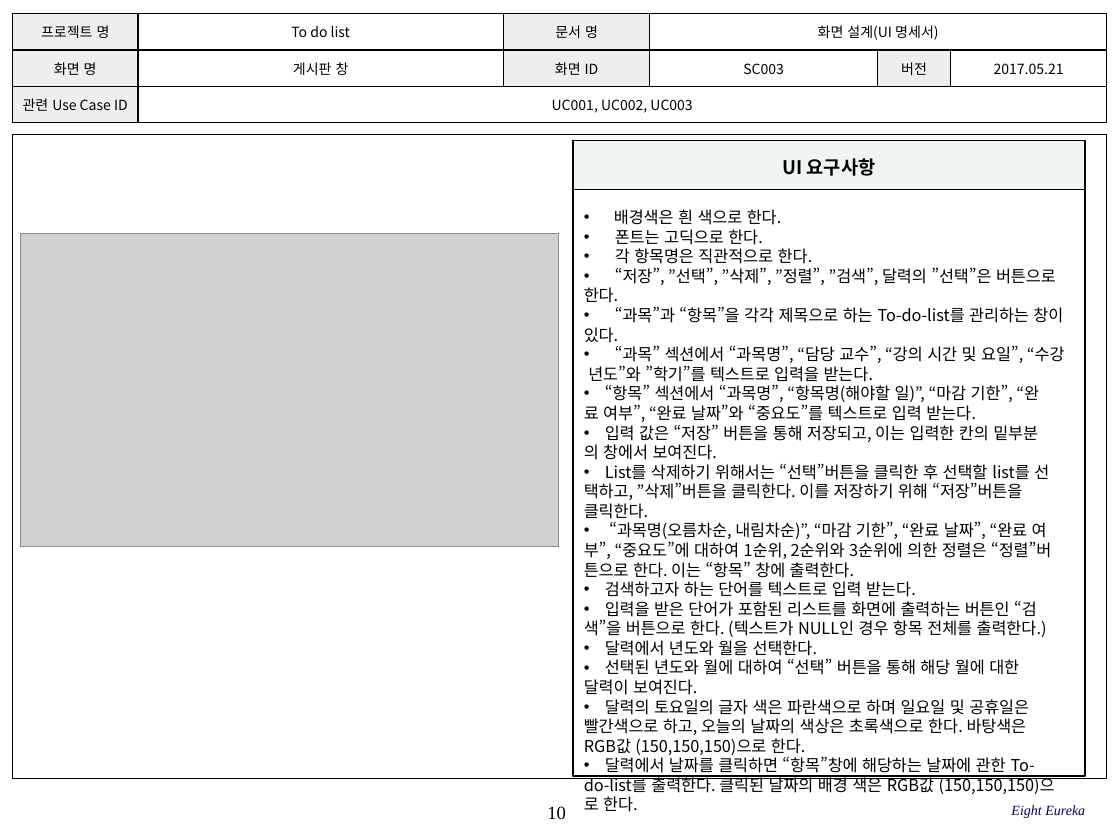
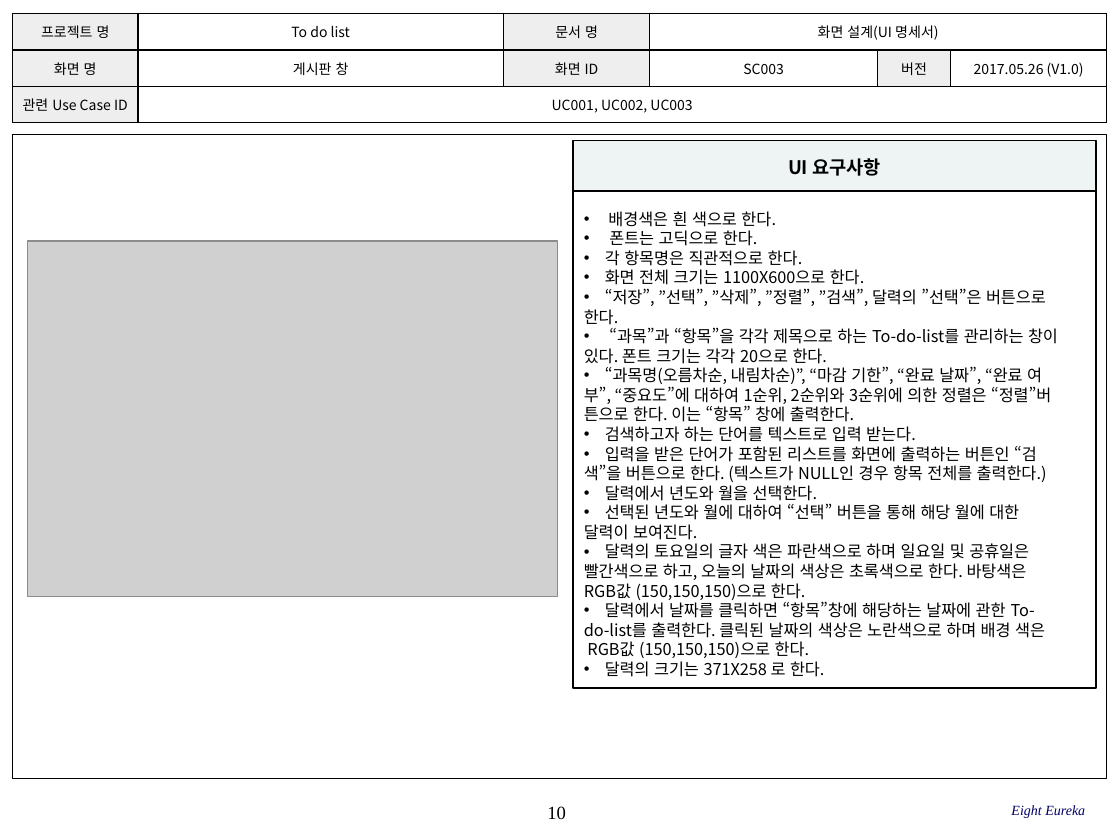
Before and after one commit to SE-admin/8, a slide deck: slide 10 of doc/3_ 설계서/UI Design Template.pptx. Drawn at 1120x840 pixels with LibreOffice and Linux fonts; fonts in the diff are those of the drawing; grey boxes stand for pictures; background and template pictures are left out. Boxes give left, top, right and bottom in pixels: in the first picture for what was removed or moved away, otherwise in the second. Text is boxed around its words. In the diff, an @@ line names an element or a change of style, - is before the commit and + after.

Commit message:
UI Design Template.pptx 버전 업

```diff
--- a/doc/3_ 설계서/UI Design Template.pptx
+++ b/doc/3_ 설계서/UI Design Template.pptx
@@ table at box(12, 13, 1105, 123) @@
-row 2, column 6: 2017.05.21
+row 2, column 6: 2017.05.26 (V1.0)
@@ rectangle "UI 요구사항": place and size @@
-rectangle "UI 요구사항" at box(572, 140, 1085, 206)
+rectangle "UI 요구사항" at box(572, 140, 1095, 208)
@@ rectangle "배경색은 흰 색으로 한다.": place and size @@
-rectangle "배경색은 흰 색으로 한다." at box(572, 189, 1085, 776)
+rectangle "배경색은 흰 색으로 한다." at box(572, 192, 1095, 688)
@@ text in rectangle at box(605, 211, 1058, 344): indent changed @@
@@ picture: place and size @@
-picture at box(20, 233, 559, 547)
+picture at box(28, 241, 558, 597)
@@ text in rectangle at box(605, 269, 864, 289): paragraph added @@
+• 화면 전체 크기는 1100X600으로 한다.
@@ text in rectangle at box(584, 348, 827, 364): text changed @@
-있다.
-• “과목” 섹션에서 “과목명”, “담당 교수”, “강의 시간 및 요일”, “수강
-년도”와 ”학기”를 텍스트로 입력을 받는다.
-• “항목” 섹션에서 “과목명”, “항목명(해야할 일)”, “마감 기한”, “완
-료 여부”, “완료 날짜”와 “중요도”를 텍스트로 입력 받는다.
-• 입력 값은 “저장” 버튼을 통해 저장되고, 이는 입력한 칸의 밑부분
-의 창에서 보여진다.
-• List를 삭제하기 위해서는 “선택”버튼을 클릭한 후 선택할 list를 선
-택하고, ”삭제”버튼을 클릭한다. 이를 저장하기 위해 “저장”버튼을
-클릭한다.
+있다. 폰트 크기는 각각 20으로 한다.
@@ text in rectangle at box(584, 622, 1045, 677): text changed @@
-do-list를 출력한다. 클릭된 날짜의 배경 색은 RGB값 (150,150,150)으
-로 한다.
+do-list를 출력한다. 클릭된 날짜의 색상은 노란색으로 하며 배경 색은
+RGB값 (150,150,150)으로 한다.
+• 달력의 크기는 371X258 로 한다.
```
Also in this commit, not shown: 8 other slides changed, 2 slides added.
